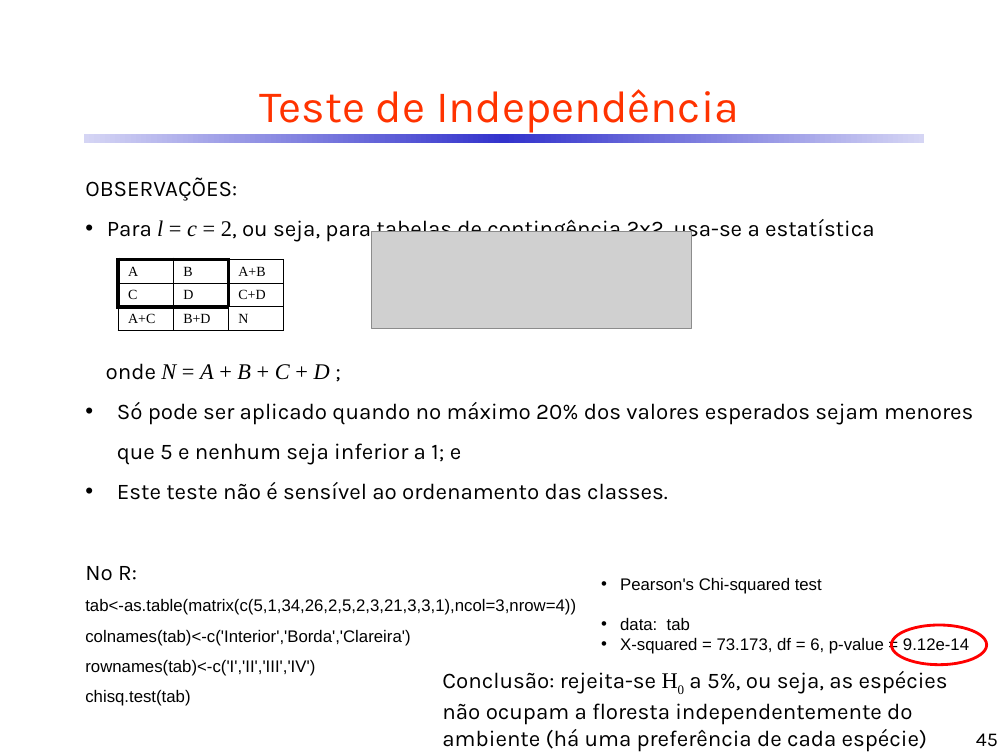
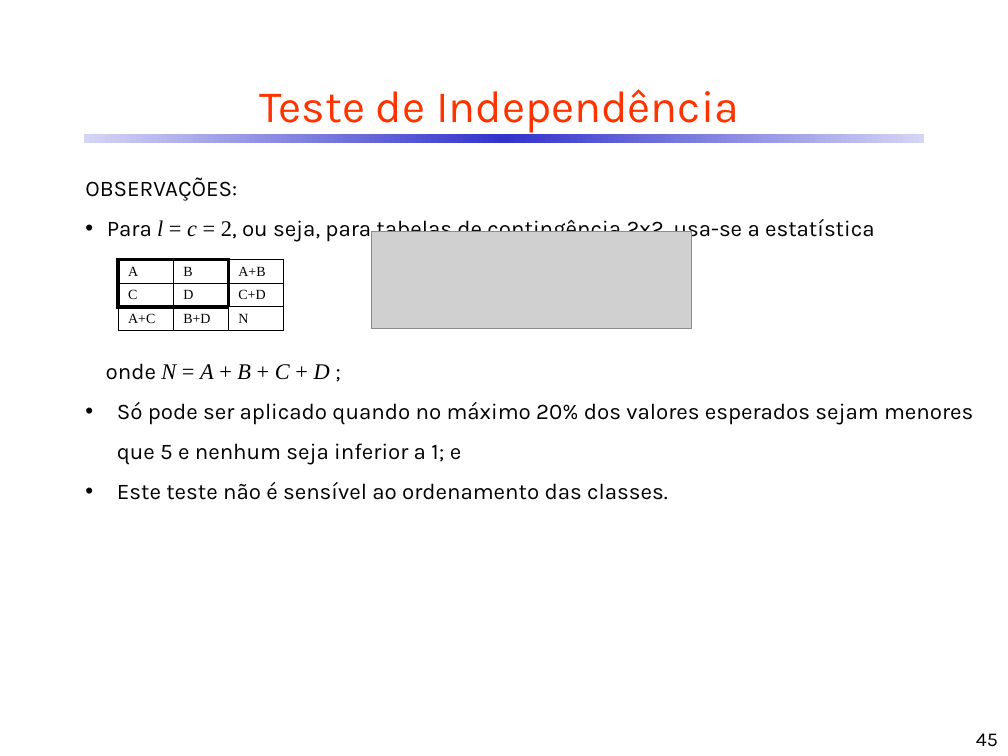
Before and after one commit to CDRenno/Estatistica, a slide deck: slide 45 of ppt/14EstNaoParam.pptx. Drawn at 1008x756 pixels with LibreOffice and Linux fonts; fonts in the diff are those of the drawing; grey boxes stand for pictures. Boxes give left, top, right and bottom in pixels: in the first picture for what was removed or moved away, otherwise in the second. Text is boxed around its words. In the diff, an @@ line names an element or a change of style, - is before the commit and + after.

```diff
--- a/ppt/14EstNaoParam.pptx
+++ b/ppt/14EstNaoParam.pptx
@@ text at (85,566,576,706): paragraphs removed @@
-No R:
-tab<-as.table(matrix(c(5,1,34,26,2,5,2,3,21,3,3,1),ncol=3,nrow=4))
-colnames(tab)<-c('Interior','Borda','Clareira')
-rownames(tab)<-c('I','II','III','IV')
-chisq.test(tab)
@@ text removed at (620,578,969,654) @@
-• Pearson's Chi-squared test
-• data: tab
-• X-squared = 73.173, df = 6, p-value = 9.12e-14
@@ ellipse removed at (891,625,986,664) @@
@@ text removed at (442,671,948,752) @@
-Conclusão: rejeita-se H0 a 5%, ou seja, as espécies não ocupam a floresta independentemente do ambiente (há uma preferência de cada espécie)
```
Also in this commit, not shown: 15 other slides changed, 6 slides added, 1 slide removed, 1 other file.
